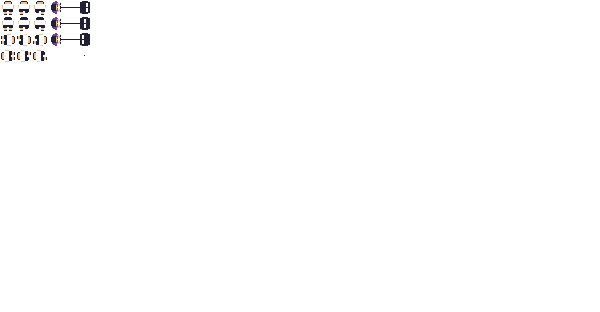
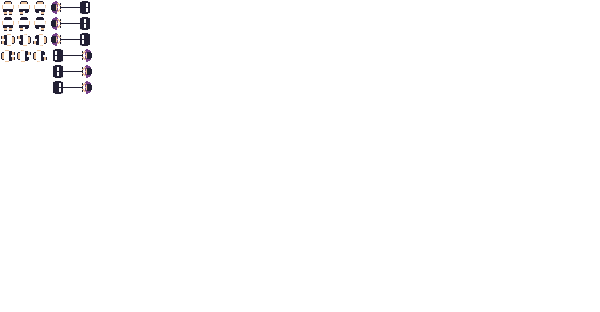
Layered file, before and after one edit (600px x 312px). Changes by layer:
painted on "player1-sheet.png" over [53, 49, 92, 94]
